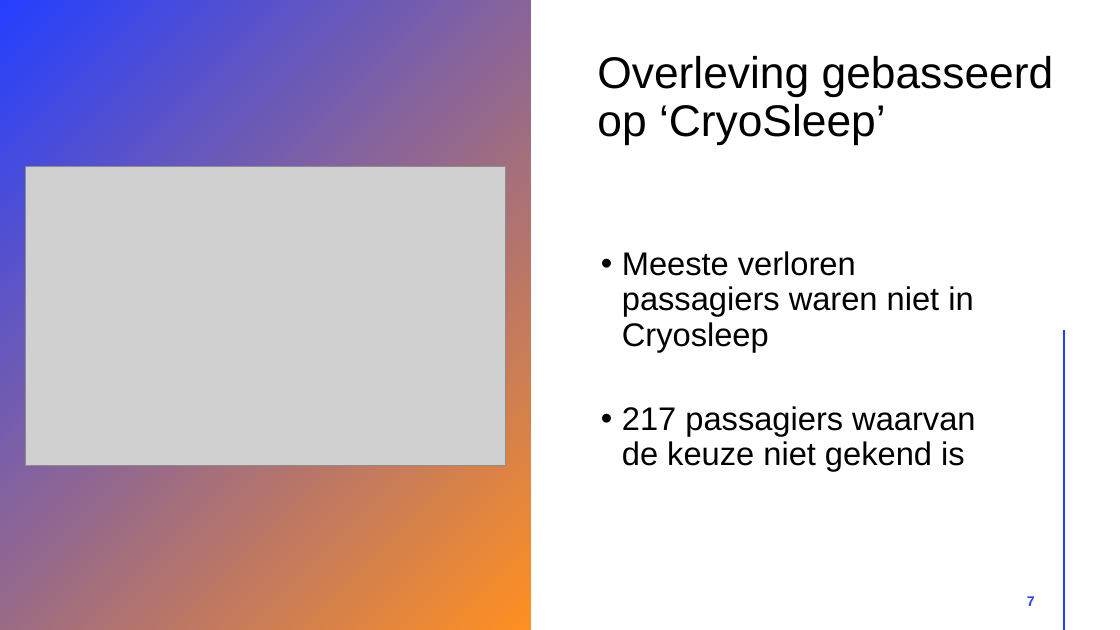
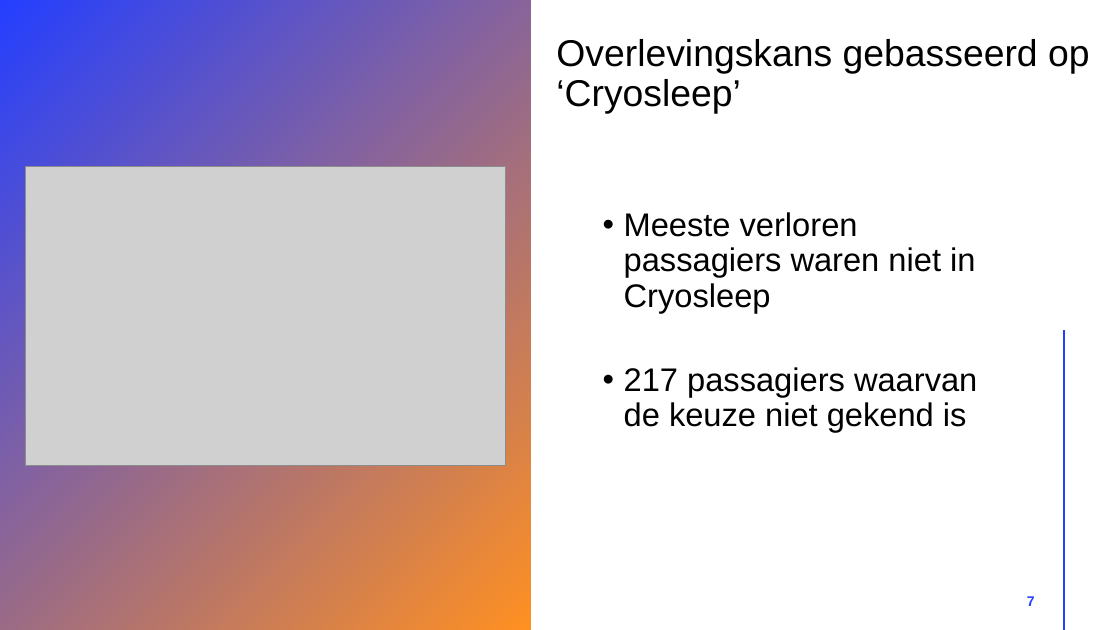
Before and after one commit to robinmonsere/Spaceship-Titanic, a slide deck: slide 7 of Documents/Spaceship titanic.pptx. Drawn at 1120x630 pixels with LibreOffice and Linux fonts; fonts in the diff are those of the drawing; grey boxes stand for pictures. Boxes give left, top, right and bottom in pixels: in the first picture for what was removed or moved away, otherwise in the second. Text is boxed around its words. In the diff, an @@ line names an element or a change of style, - is before the commit and + after.

```diff
--- a/Documents/Spaceship titanic.pptx
+++ b/Documents/Spaceship titanic.pptx
@@ text at <box>556,39,1090,114</box>: text changed; size 38 to 32 pt @@
-Overleving gebasseerd op ‘CryoSleep’
+Overlevingskans gebasseerd op ‘Cryosleep’
@@ text "Meeste verloren passagiers waren niet ...": place and size @@
-text "Meeste verloren passagiers waren niet ..." at <box>622,251,975,471</box>
+text "Meeste verloren passagiers waren niet ..." at <box>624,212,977,432</box>
```
Also in this commit, not shown: 6 other slides changed, 1 slide added, 1 other file.
